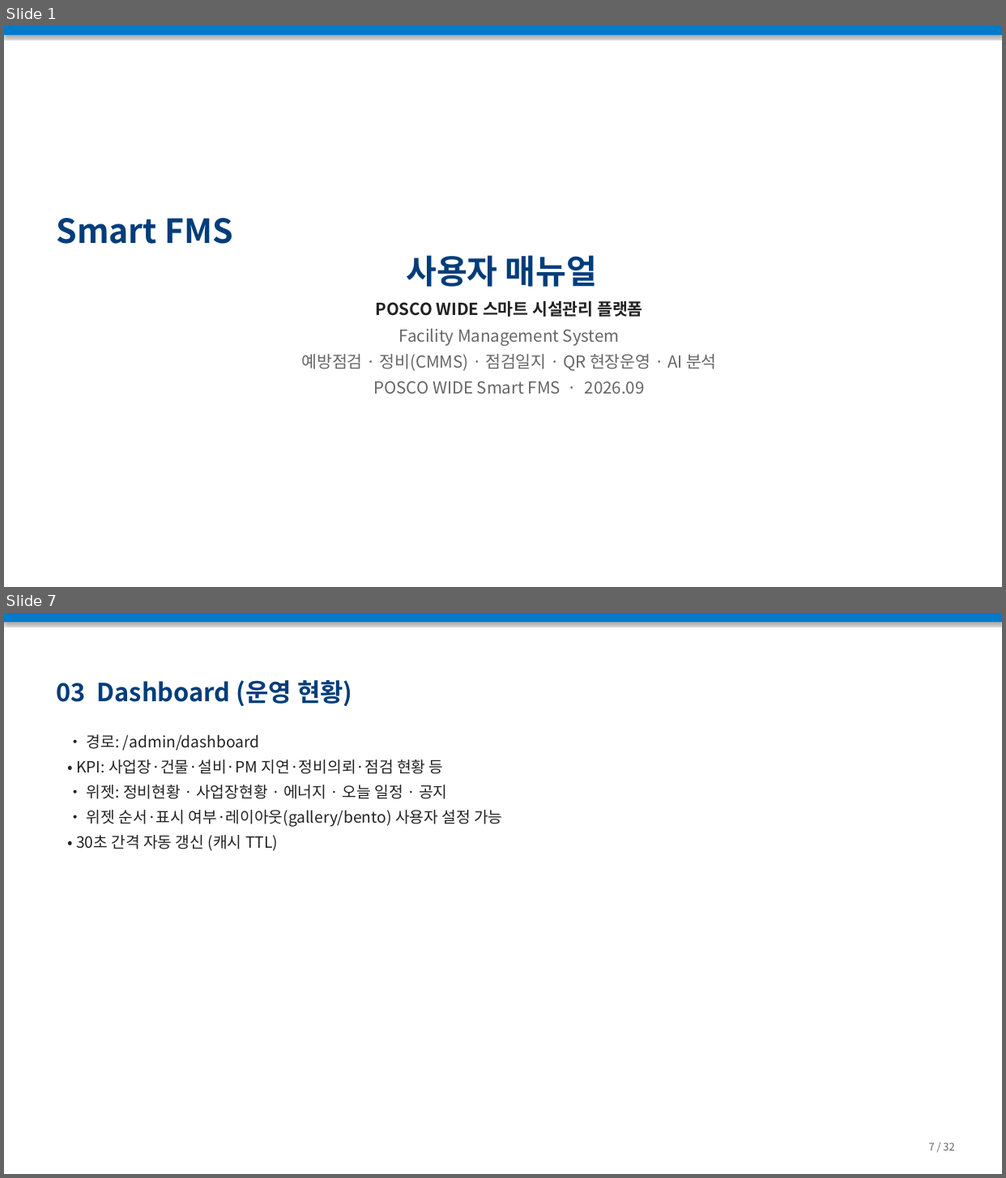
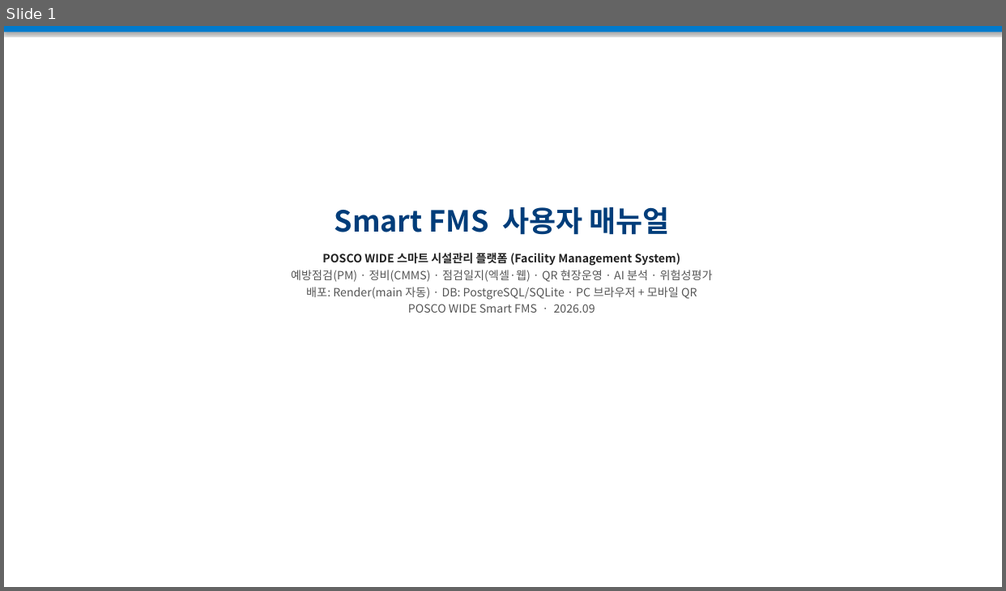
Before and after one commit to hongkiryong-ux/smart-fms, a slide deck: docs/Smart_FMS_사용매뉴얼.pptx. Shown one above the other, each under a label of ours: slides 1 and 7 before the commit, slide 1 after it; the slides between them are not shown. The pictures are 1006x1178 and 1006x591 pixels, drawn with LibreOffice and Linux fonts; fonts in the diff are those of the drawing. Boxes give left, top, right and bottom in pixels: in the first picture for what was removed or moved away, otherwise in the second. Text is boxed around its words. In the diff, an @@ line names an element or a change of style, - is before the commit and + after.

```diff
--- a/docs/Smart_FMS_사용매뉴얼.pptx
+++ b/docs/Smart_FMS_사용매뉴얼.pptx
@@ slide 7 removed at [4,613,1002,1174], background #FFFFFF @@
@@ rectangle removed at [4,613,1002,622] @@
@@ text removed at [56,680,352,706] @@
-03 Dashboard (운영 현황)
@@ text removed at [76,735,502,851] @@
-• 경로: /admin/dashboard
-• KPI: 사업장·건물·설비·PM 지연·정비의뢰·점검 현황 등
-• 위젯: 정비현황 · 사업장현황 · 에너지 · 오늘 일정 · 공지
-• 위젯 순서·표시 여부·레이아웃(gallery/bento) 사용자 설정 가능
-• 30초 간격 자동 갱신 (캐시 TTL)
@@ text removed at [929,1143,954,1151] @@
-7 / 32
@@ slide 1 changed as well @@
@@ rectangle: place and size @@
-rectangle at [4,26,1002,35]
+rectangle at [4,26,1002,32]
@@ text "Smart FMS 사용자 매뉴얼": place and size @@
-text "Smart FMS 사용자 매뉴얼" at [56,218,597,287]
+text "Smart FMS 사용자 매뉴얼" at [334,207,669,235]
@@ text "Smart FMS 사용자 매뉴얼" at [334,207,669,235]: size 32 to 28 pt @@
@@ text "POSCO WIDE 스마트 시설관리 플랫폼 ...": place and size @@
-text "POSCO WIDE 스마트 시설관리 플랫폼 ..." at [301,301,717,394]
+text "POSCO WIDE 스마트 시설관리 플랫폼 ..." at [291,251,713,313]
@@ text at [291,251,713,300]: text changed; size 16 to 11 pt; text colour #666666 to #555555 @@
-POSCO WIDE 스마트 시설관리 플랫폼
-Facility Management System
-예방점검 · 정비(CMMS) · 점검일지 · QR 현장운영 · AI 분석
+POSCO WIDE 스마트 시설관리 플랫폼 (Facility Management System)
+예방점검(PM) · 정비(CMMS) · 점검일지(엑셀·웹) · QR 현장운영 · AI 분석 · 위험성평가
+배포: Render(main 자동) · DB: PostgreSQL/SQLite · PC 브라우저 + 모바일 QR
@@ text at [408,304,595,313]: size 16 to 11 pt, text colour #666666 to #555555 in "POSCO WIDE Smart FMS · 2026.09"; less space between paragraphs @@
```
Also in this commit, not shown: 4 other slides changed, 5 slides added, 26 other slides removed, 1 other file.
